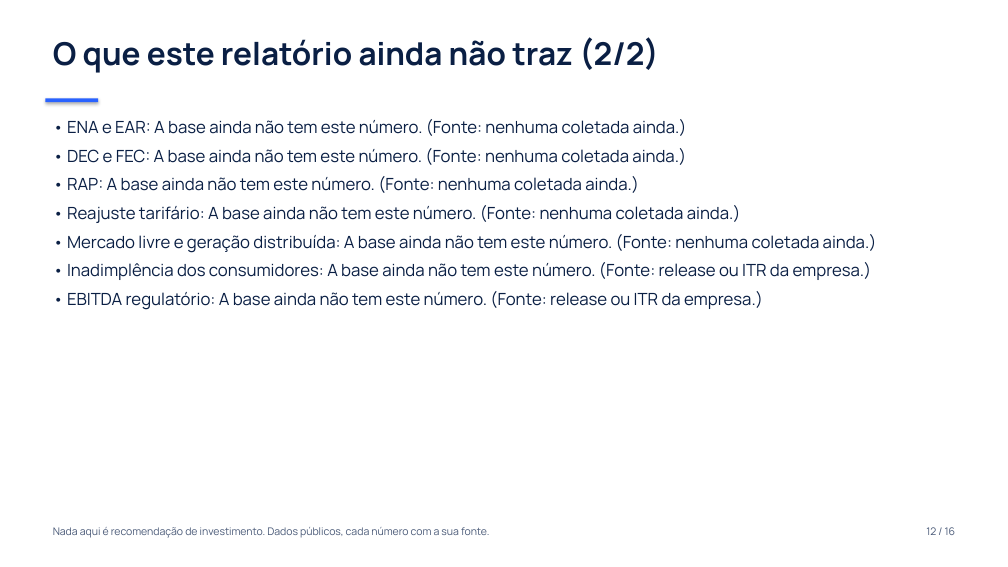
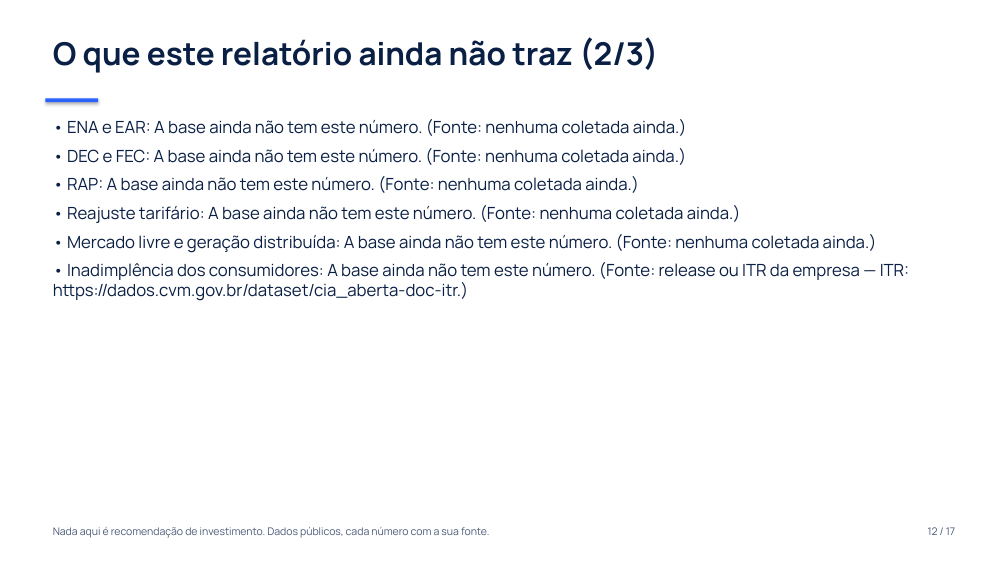
Before and after one commit to tbc174/tickerlab, a slide deck: slide 12 of site/relatorio/setor-eletricas-apresentacao.pptx. Drawn at 1008x567 pixels with LibreOffice and Linux fonts; fonts in the diff are those of the drawing. Boxes give left, top, right and bottom in pixels: in the first picture for what was removed or moved away, otherwise in the second. Text is boxed around its words. In the diff, an @@ line names an element or a change of style, - is before the commit and + after.

```diff
--- a/site/relatorio/setor-eletricas-apresentacao.pptx
+++ b/site/relatorio/setor-eletricas-apresentacao.pptx
@@ text at (53,37,658,73): text changed @@
-O que este relatório ainda não traz (2/2)
+O que este relatório ainda não traz (2/3)
@@ text at (53,262,909,301): text changed @@
-• Inadimplência dos consumidores: A base ainda não tem este número. (Fonte: release ou ITR da empresa.)
-• EBITDA regulatório: A base ainda não tem este número. (Fonte: release ou ITR da empresa.)
+• Inadimplência dos consumidores: A base ainda não tem este número. (Fonte: release ou ITR da empresa — ITR: https://dados.cvm.gov.br/dataset/cia_aberta-doc-itr.)
@@ text at (928,527,955,535): text changed @@
-12 / 16
+12 / 17
```
Also in this commit, not shown: 15 other slides changed, 1 slide added, 12 other files.
